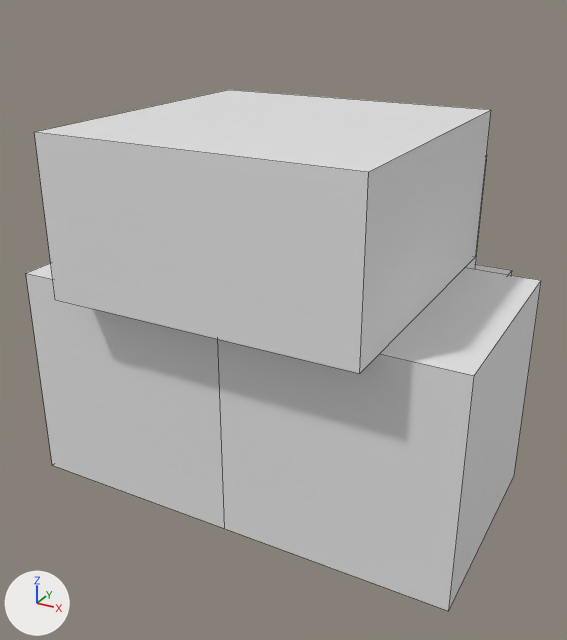
The Blender file animation_04_dragon.blend, before and after one commit.
Camera for both pictures: a 50 mm lens placed at (9.32, -16.79, 11.18), pointed at (-0.6, 1.25, 2.16). Lighting does not change. The marker at lower left points along +X, +Y and +Z. The picture after the commit comes second. Mesh edges are drawn as thin lines.

The first picture shows 'left_front_leg', 'right_front_leg', 'torso' and 2 more.
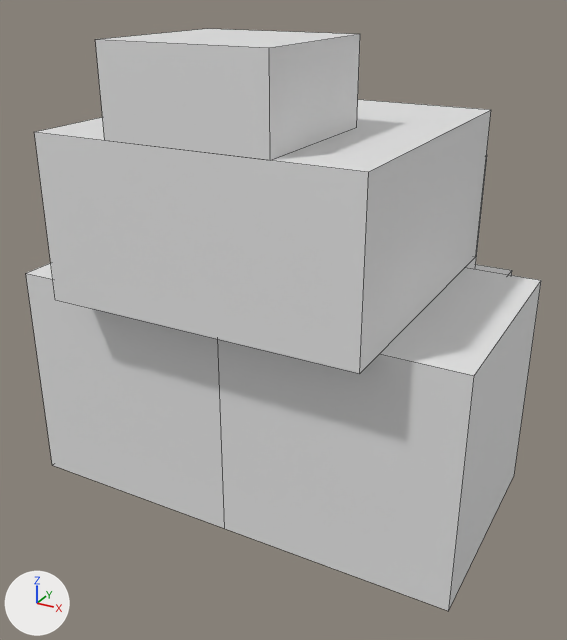
Where the newer file only moved an object's origin or applied its transform, the numbers keep the older frame.

Pixel boxes [x1, y1, x2, y2] of what changed, in the pictures (567 x 640 px):
'neck', added
    after: [95, 29, 360, 160]

The change, as a diff of the scene's bpy script:
```diff
--- a/animation_04_dragon.blend.py
+++ b/animation_04_dragon.blend.py
@@ me_cube_354 @@
+me_cube_354.from_pydata(...)  # a box spanning x -2.0..2.0, y -2.0..2.0, z -1.0..1.0
@@ ob_neck @@
+ob_neck = bpy.data.objects.new('neck', me_cube_354)
+ob_neck.location = (0.0, -2.0, 9.0)
```
